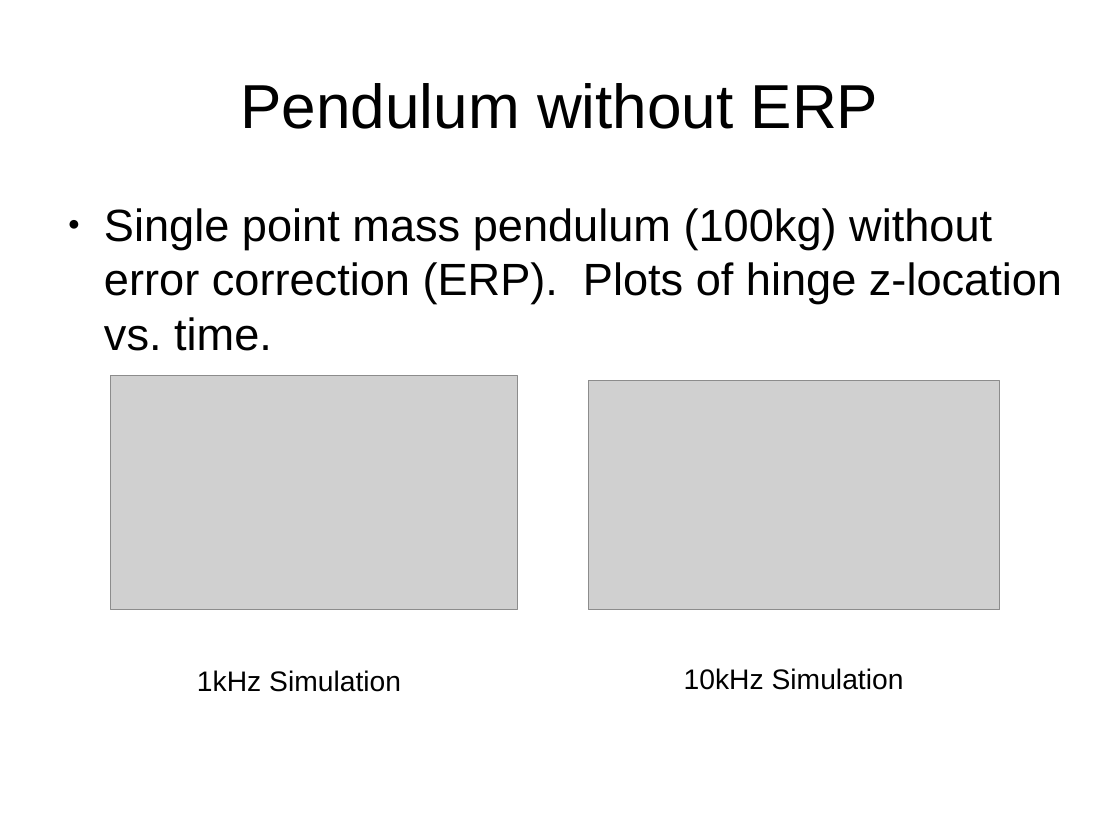
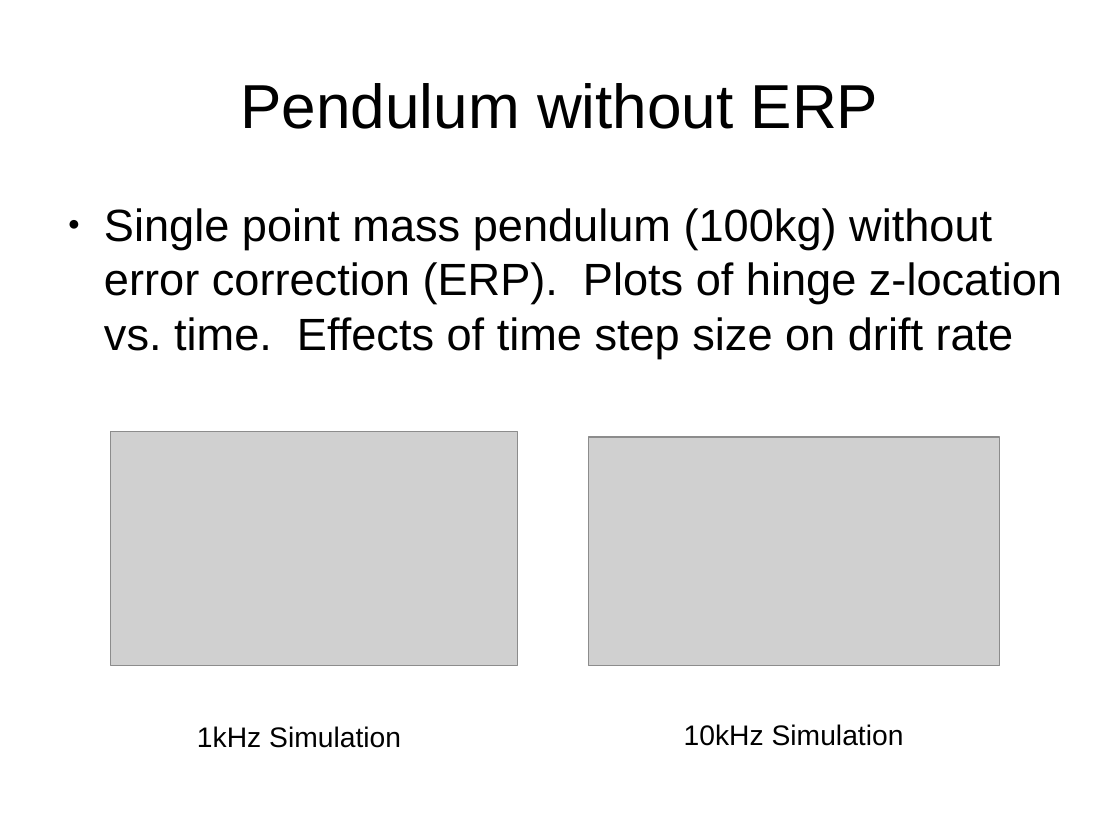
Before and after one commit to PR2/pr2_docs, a slide deck: slide 17 of pr2_training_workshop/simulation/simulation_training_workshop_rev1.odp. Drawn at 1120x840 pixels with LibreOffice and Linux fonts; fonts in the diff are those of the drawing; grey boxes stand for pictures. Boxes give left, top, right and bottom in pixels: in the first picture for what was removed or moved away, otherwise in the second. Text is boxed around its words. In the diff, an @@ line names an element or a change of style, - is before the commit and + after.

Commit message:
updates

```diff
--- a/pr2_training_workshop/simulation/simulation_training_workshop_rev1.odp
+++ b/pr2_training_workshop/simulation/simulation_training_workshop_rev1.odp
@@ text at box(104, 208, 1062, 358): text changed @@
-● Single point mass pendulum (100kg) without error correction (ERP). Plots of hinge z-location vs. time.
+● Single point mass pendulum (100kg) without error correction (ERP). Plots of hinge z-location vs. time. Effects of time step size on drift rate
@@ 2 pictures, 2 texts: place and size @@
-2 pictures, 2 texts at box(111, 376, 1000, 692)
+2 pictures, 2 texts at box(111, 432, 1000, 748)
```
Also in this commit, not shown: 9 other slides changed, 8 slides removed.
